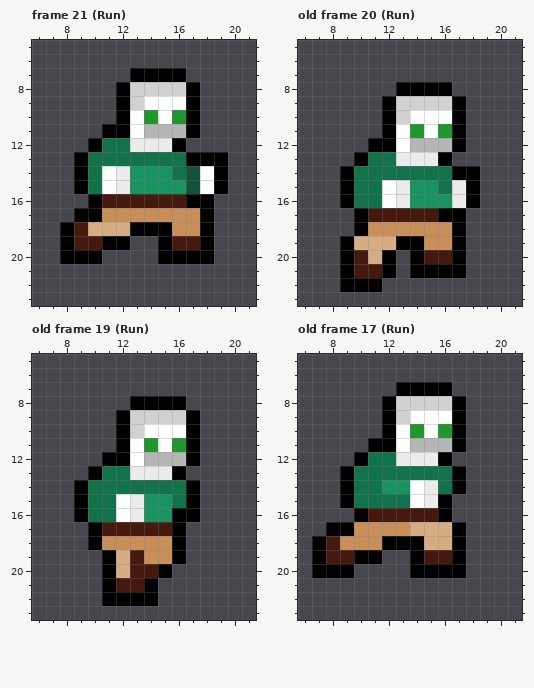
Two states of a pixel-art file, Assets/Aseprite Files/Testing/AnimationTest.aseprite. That is the earlier state.
26x26 pixels, 21 frames. Shown: frame 21 (Run): x 6..21, y 5..23; old frame 20 (Run): x 6..21, y 5..23; old frame 19 (Run): x 6..21, y 5..23; old frame 17 (Run): x 6..21, y 5..23. The commit also changed other frames, which this record leaves out.
Now the later version:
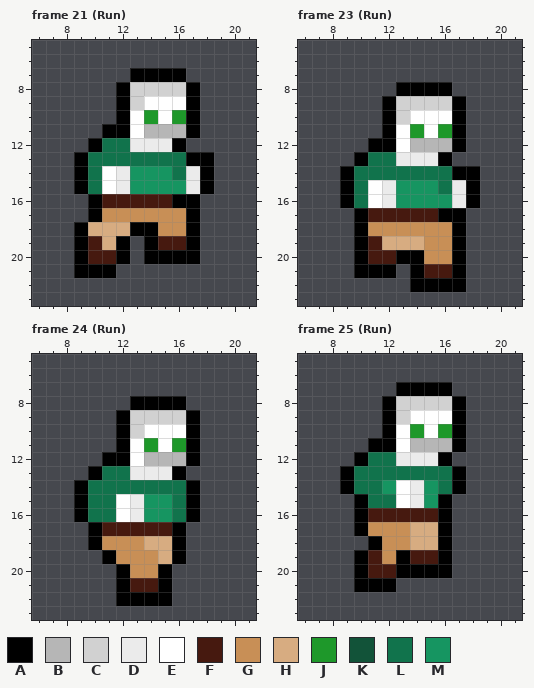
Palette (. is transparent): A #000000  B #b6b6b6  C #d1d1d1  D #ebebeb  E #ffffff  F #46190f  G #c88f56  H #d7ac81  J #1e982a  K #125339  L #11734c  M #169561
A new or re-ordered frame is compared with the old frame closest to it.
The edit:
{"change": "frames 21 -> 25"}
{"change": "frames re-ordered"}
{"where": "frame 21 (Run), layer \"Sprite\""}
{"frame":21,"y":13,"x":19,"old":"A","new":"."}
{"frame":21,"y":14,"x":17,"old":"KEA","new":"DA."}
{"frame":21,"y":15,"x":17,"old":"KEA","new":"DA."}
{"frame":21,"y":16,"x":16,"old":"F","new":"A"}
{"frame":21,"y":16,"x":18,"old":"A","new":"."}
{"frame":21,"y":17,"x":9,"old":"A","new":"."}
{"frame":21,"y":17,"x":17,"old":"GA","new":"A."}
{"frame":21,"y":18,"x":8,"old":"AF","new":".A"}
{"frame":21,"y":18,"x":15,"old":"A","new":"G"}
{"frame":21,"y":18,"x":17,"old":"GA","new":"A."}
{"frame":21,"y":19,"x":8,"old":"AF","new":".A"}
{"frame":21,"y":19,"x":11,"old":"A","new":"H"}
{"frame":21,"y":19,"x":14,"old":".A","new":"AF"}
{"frame":21,"y":19,"x":17,"old":"FA","new":"A."}
{"frame":21,"y":20,"x":8,"old":"A","new":"."}
{"frame":21,"y":20,"x":10,"old":"A..","new":"FFA"}
{"frame":21,"y":20,"x":14,"old":".","new":"A"}
{"frame":21,"y":20,"x":18,"old":"A","new":"."}
{"frame":21,"y":21,"x":9,"old":"...","new":"AAA"}
{"where": "frame 23 (Run) is new; against old frame 20 (Run), layer \"Sprite\""}
{"frame":23,"y":15,"x":11,"old":"LED","new":"EDM"}
{"frame":23,"y":16,"x":11,"old":"LED","new":"EDM"}
{"frame":23,"y":19,"x":9,"old":"AHH","new":".AF"}
{"frame":23,"y":19,"x":13,"old":"AA","new":"HH"}
{"frame":23,"y":20,"x":9,"old":"AFHA.","new":".AFFA"}
{"frame":23,"y":20,"x":15,"old":"FF","new":"GG"}
{"frame":23,"y":21,"x":9,"old":"AFF","new":".AA"}
{"frame":23,"y":21,"x":15,"old":"AA","new":"FF"}
{"frame":23,"y":22,"x":9,"old":"AAA","new":"..."}
{"frame":23,"y":22,"x":14,"old":"....","new":"AAAA"}
{"where": "frame 24 (Run) is new; against old frame 19 (Run), layer \"Sprite\""}
{"frame":24,"y":16,"x":16,"old":"A","new":"L"}
{"frame":24,"y":18,"x":14,"old":"GG","new":"HH"}
{"frame":24,"y":19,"x":12,"old":"HF","new":"GG"}
{"frame":24,"y":19,"x":15,"old":"G","new":"H"}
{"frame":24,"y":20,"x":11,"old":"AHFF","new":".AGG"}
{"frame":24,"y":21,"x":11,"old":"AF","new":".A"}
{"frame":24,"y":21,"x":14,"old":"A.","new":"FA"}
{"frame":24,"y":22,"x":11,"old":"A","new":"."}
{"frame":24,"y":22,"x":15,"old":".","new":"A"}
{"where": "frame 25 (Run) is new; against old frame 17 (Run), layer \"Sprite\""}
{"frame":25,"y":14,"x":13,"old":"MED","new":"EDM"}
{"frame":25,"y":15,"x":9,"old":"AL","new":".A"}
{"frame":25,"y":15,"x":13,"old":"LED","new":"EDM"}
{"frame":25,"y":17,"x":8,"old":"AAG","new":"..A"}
{"frame":25,"y":17,"x":16,"old":"HA","new":"A."}
{"frame":25,"y":18,"x":7,"old":"AFGGGAAA","new":"....AGGH"}
{"frame":25,"y":18,"x":16,"old":"HA","new":"A."}
{"frame":25,"y":19,"x":7,"old":"AFF","new":"..."}
{"frame":25,"y":19,"x":11,"old":"A..A","new":"FGAF"}
{"frame":25,"y":19,"x":16,"old":"FA","new":"A."}
{"frame":25,"y":20,"x":7,"old":"AAA....","new":"...AFFA"}
{"frame":25,"y":20,"x":17,"old":"A","new":"."}
{"frame":25,"y":21,"x":10,"old":"...","new":"AAA"}
{"label":"changed","picture_box":[60,152,228,278]}
{"label":"changed","picture_box":[340,180,466,292]}
{"label":"changed","picture_box":[102,508,186,606]}
{"label":"changed","picture_box":[312,480,466,592]}
